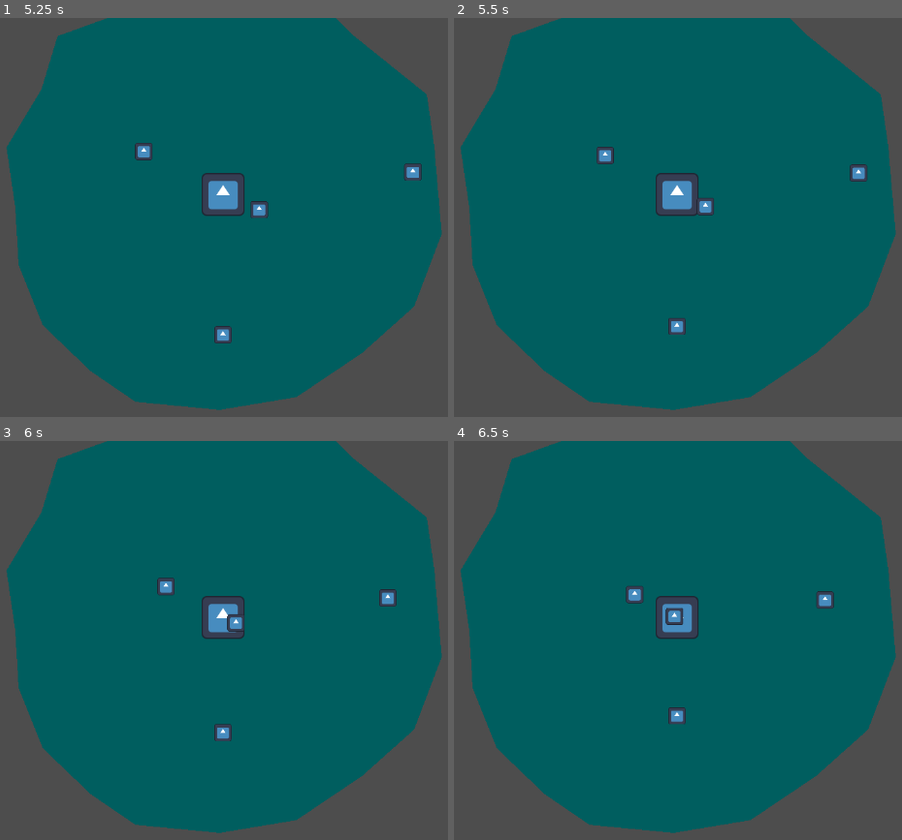
Above: before the commit, frames 1-4 (two rows, left to right).
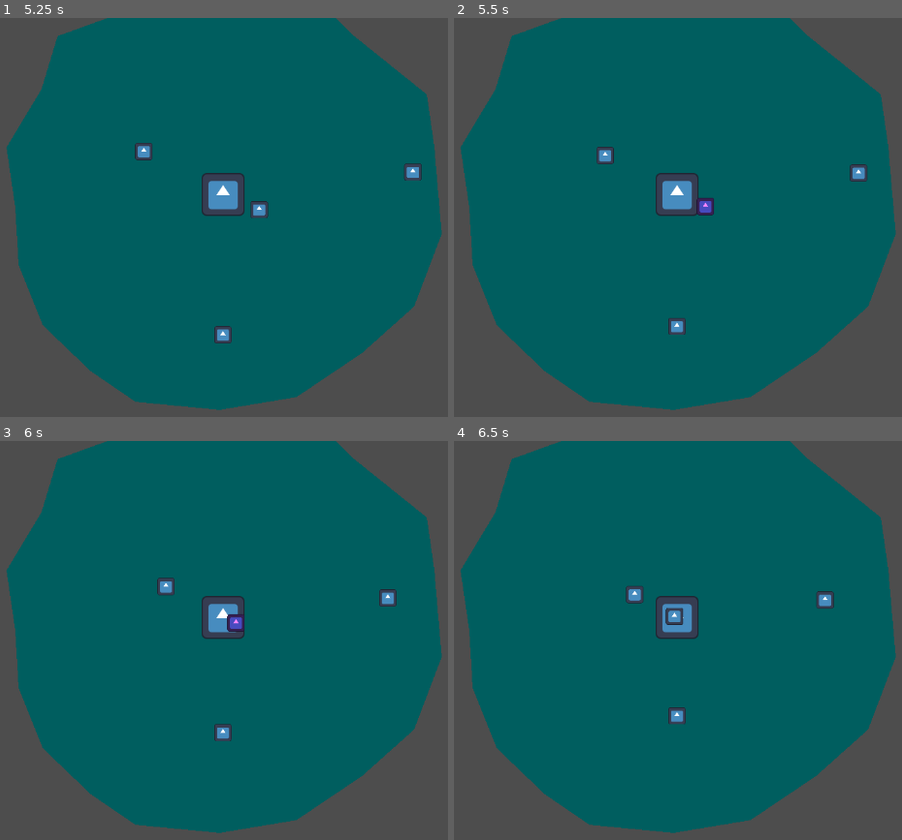
Above: after the commit, the same moments.

Repository: alifeee/loop
Game: Godot game, scene res://scenes/main.tscn
The game is run twice, just before and just after one commit, with the same random seed, the same clock (stepped at 60 frames per second) and the same inputs. The engine's default icon, where the game draws it, is replaced by a stand-in: a white triangle on a blue panel in a dark square.
Inputs (mouse positions are in pixels of both pictures, inside the frame that each line leads up to):
- Up to frame 1 (5.25 s): move the mouse to (outside the picture) at 0.52 s; click (outside the picture) at 0.67 s; tap Enter at 1.25 s; move the mouse to (219, 257) at 1.27 s; click (219, 257) at 1.42 s; move the mouse to (outside the picture) at 2.02 s; click (outside the picture) at 2.17 s; move the mouse to (336, 321) at 2.77 s; click (336, 321) at 2.92 s; move the mouse to (outside the picture) at 3.52 s; click (outside the picture) at 3.67 s; move the mouse to (143, 169) at 4.27 s; click (143, 169) at 4.42 s; move the mouse to (416, 233) at 5.02 s; click (416, 233) at 5.17 s
- Up to frame 2 (5.5 s): no input
- Up to frame 3 (6 s): move the mouse to (259, 548) at 5.77 s; click (259, 548) at 5.92 s
- Up to frame 4 (6.5 s): no input

Frame 1 is identical in both runs. In frame 2, 0.1% of the frame differs, in the area x 54-58%, y 45-50%; in frame 3, 0.1%; in frame 4, nothing differs.
Error before the commit: Invalid access to property or key 'global_position' on a base object of type 'InputEventKey'. (res://scripts/camera_2d.gd:10)

Commit message:
reverted changes

Diff:
--- a/scenes/main.tscn
+++ b/scenes/main.tscn
@@ -37,4 +37,3 @@
 script = ExtResource("5_tefeu")
 
 [connection signal="timeout" from="InsidePortal/SpawnTimer" to="InsidePortal" method="_on_timer_timeout"]
-[connection signal="spawn_loop" from="Camera2D" to="." method="_on_camera_2d_spawn_loop"]
--- a/scripts/camera_2d.gd
+++ b/scripts/camera_2d.gd
@@ -1,17 +1 @@
 extends Camera2D
-
-signal spawn_loop(v2: Vector2)
-
-# Mouse state
-var _mouse_position = Vector2(0.0, 0.0)
-var mouse_position_log = []
-
-func _input(event):
-	var normalised_position = event.global_position + self.position
-
-	# Receives mouse button input
-	if event is InputEventMouseButton:
-		match event.button_index:
-			MOUSE_BUTTON_RIGHT: # Only allows rotation if right click down
-				if event.pressed:
-					spawn_loop.emit(normalised_position)
--- a/scripts/player.gd
+++ b/scripts/player.gd
@@ -2,14 +2,8 @@
 
 @export var loop1: Loop
 
-#func _input(event):
-	#if event is InputEventMouseButton and event.is_released():
-		#print("mouse button event at ", event.position)
-		#loop1.position = event.position
-		#loop1.do_punch_and_disappear()
-
-
-func _on_camera_2d_spawn_loop(v2: Vector2) -> void:
-	print("mouse button event at ", v2)
-	loop1.position = v2
-	loop1.do_punch_and_disappear()
+func _input(event):
+	if event is InputEventMouseButton and event.is_released():
+		print("mouse button event at ", event.position)
+		loop1.position = event.position
+		loop1.do_punch_and_disappear()
